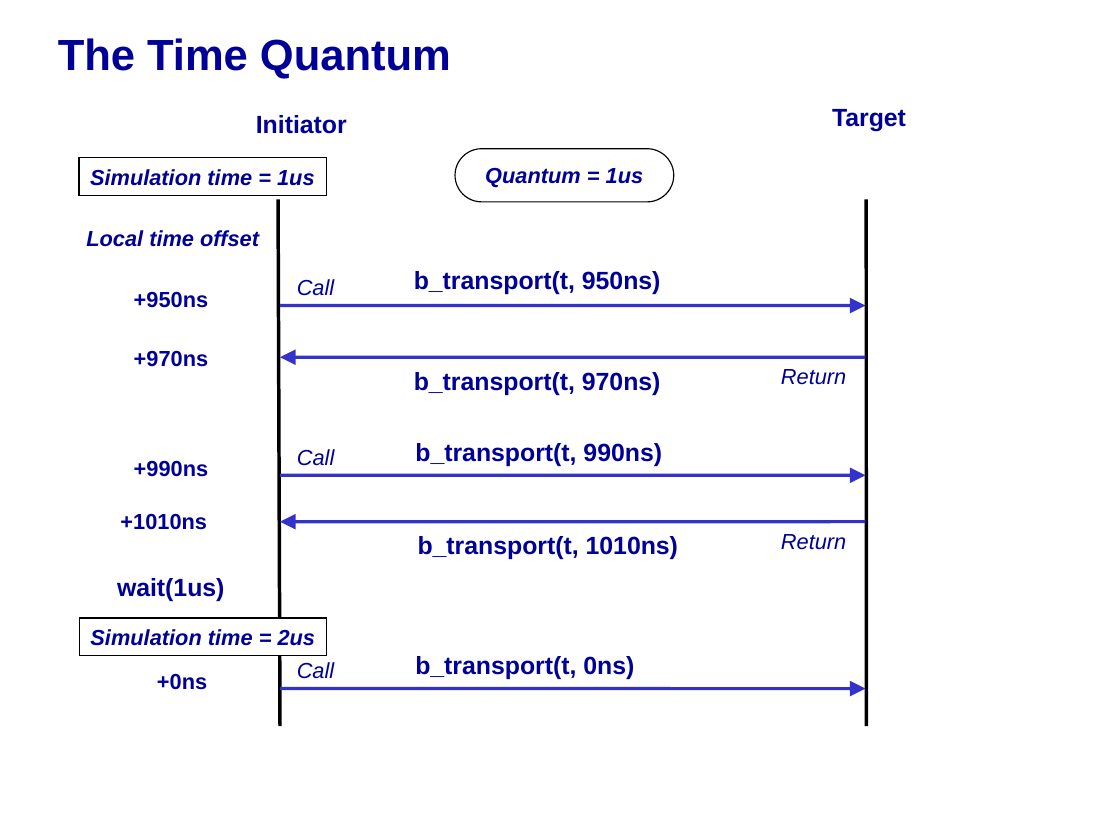
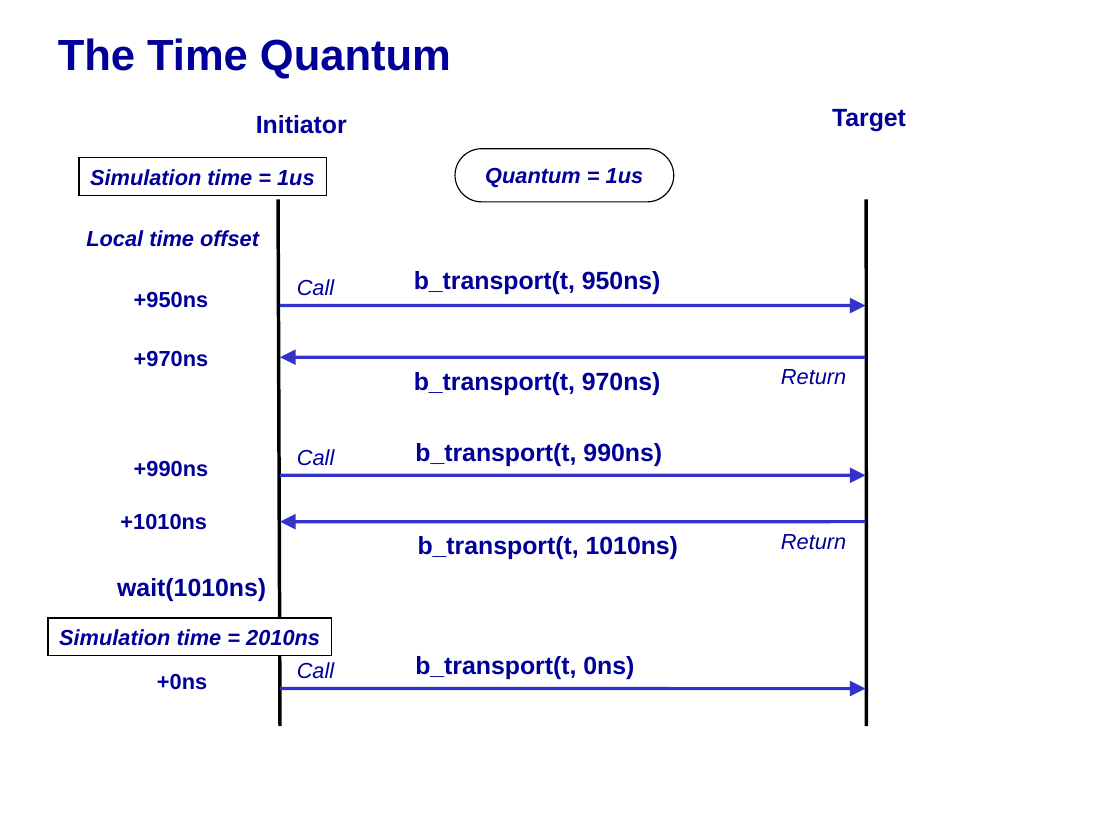
Before and after one commit to accellera-official/systemc, a slide deck: slide 30 of docs/release/TLM_2_0_presentation.ppt. Drawn at 1120x840 pixels with LibreOffice and Linux fonts; fonts in the diff are those of the drawing; background and template pictures are left out. Boxes give left, top, right and bottom in pixels: in the first picture for what was removed or moved away, otherwise in the second. Text is boxed around its words. In the diff, an @@ line names an element or a change of style, - is before the commit and + after.

```diff
--- a/docs/release/TLM_2_0_presentation.ppt
+++ b/docs/release/TLM_2_0_presentation.ppt
@@ text at <box>117,578,266,601</box>: text changed @@
-wait(1us)
+wait(1010ns)
@@ rectangle "Simulation time = 2010ns": place and size @@
-rectangle "Simulation time = 2010ns" at <box>80,618,327,656</box>
+rectangle "Simulation time = 2010ns" at <box>48,618,332,656</box>
@@ text in rectangle at <box>59,629,320,646</box>: text changed @@
-Simulation time = 2us
+Simulation time = 2010ns
```
Also in this commit, not shown: 5 other slides changed, 2 other files.
